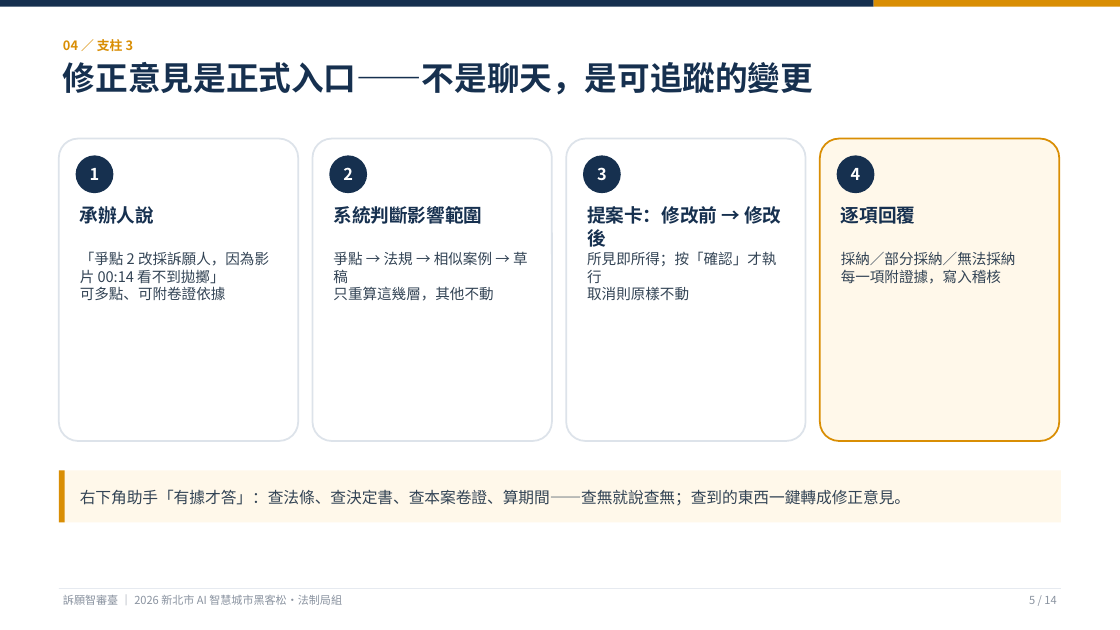
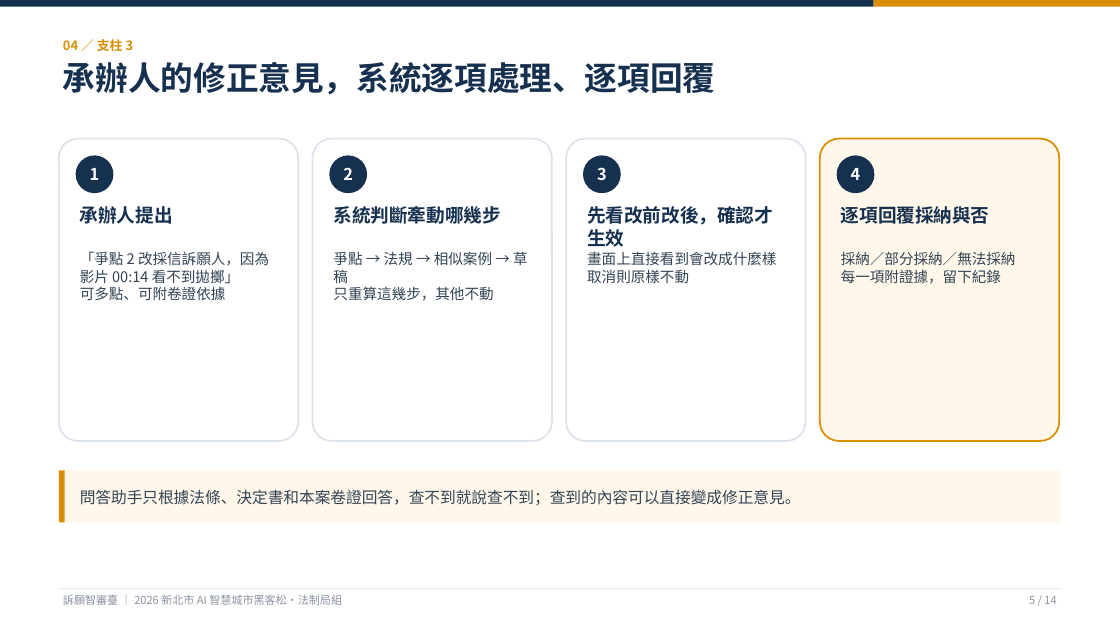
Before and after one commit to KevinMursh/hackathon_wisxxxx, a slide deck: slide 5 of docs/提案/提案簡報-訴願智審臺.pptx. Drawn at 1120x630 pixels with LibreOffice and Linux fonts; fonts in the diff are those of the drawing. Boxes give left, top, right and bottom in pixels: in the first picture for what was removed or moved away, otherwise in the second. Text is boxed around its words. In the diff, an @@ line names an element or a change of style, - is before the commit and + after.

```diff
--- a/docs/提案/提案簡報-訴願智審臺.pptx
+++ b/docs/提案/提案簡報-訴願智審臺.pptx
@@ text at [63,62,715,95]: text changed @@
-修正意見是正式入口——不是聊天，是可追蹤的變更
+承辦人的修正意見，系統逐項處理、逐項回覆
@@ text at [80,206,173,224]: text changed @@
-承辦人說
+承辦人提出
@@ text at [333,206,500,224]: text changed @@
-系統判斷影響範圍
+系統判斷牽動哪幾步
@@ text at [587,206,773,247]: text changed @@
-提案卡：修改前 → 修改後
+先看改前改後，確認才生效
@@ text at [841,206,990,224]: text changed @@
-逐項回覆
+逐項回覆採納與否
@@ text at [80,251,269,300]: text changed @@
-「爭點 2 改採訴願人，因為影片 00:14 看不到拋擲」
-可多點、可附卷證依據
+「爭點 2 改採信訴願人，因為影片 00:14 看不到拋擲」
+可多點、可附卷證依據
@@ text at [333,251,528,301]: text changed @@
-爭點 → 法規 → 相似案例 → 草稿
-只重算這幾層，其他不動
+爭點 → 法規 → 相似案例 → 草稿
+只重算這幾步，其他不動
@@ text at [587,251,776,283]: text changed @@
-所見即所得；按「確認」才執行
-取消則原樣不動
+畫面上直接看到會改成什麼樣
+取消則原樣不動
@@ text at [841,251,1016,284]: text changed @@
-採納／部分採納／無法採納
-每一項附證據，寫入稽核
+採納／部分採納／無法採納
+每一項附證據，留下紀錄
@@ text at [80,489,801,506]: text changed @@
-右下角助手「有據才答」：查法條、查決定書、查本案卷證、算期間——查無就說查無；查到的東西一鍵轉成修正意見。
+問答助手只根據法條、決定書和本案卷證回答，查不到就說查不到；查到的內容可以直接變成修正意見。
```
Also in this commit, not shown: 13 other slides changed, 4 other files.
